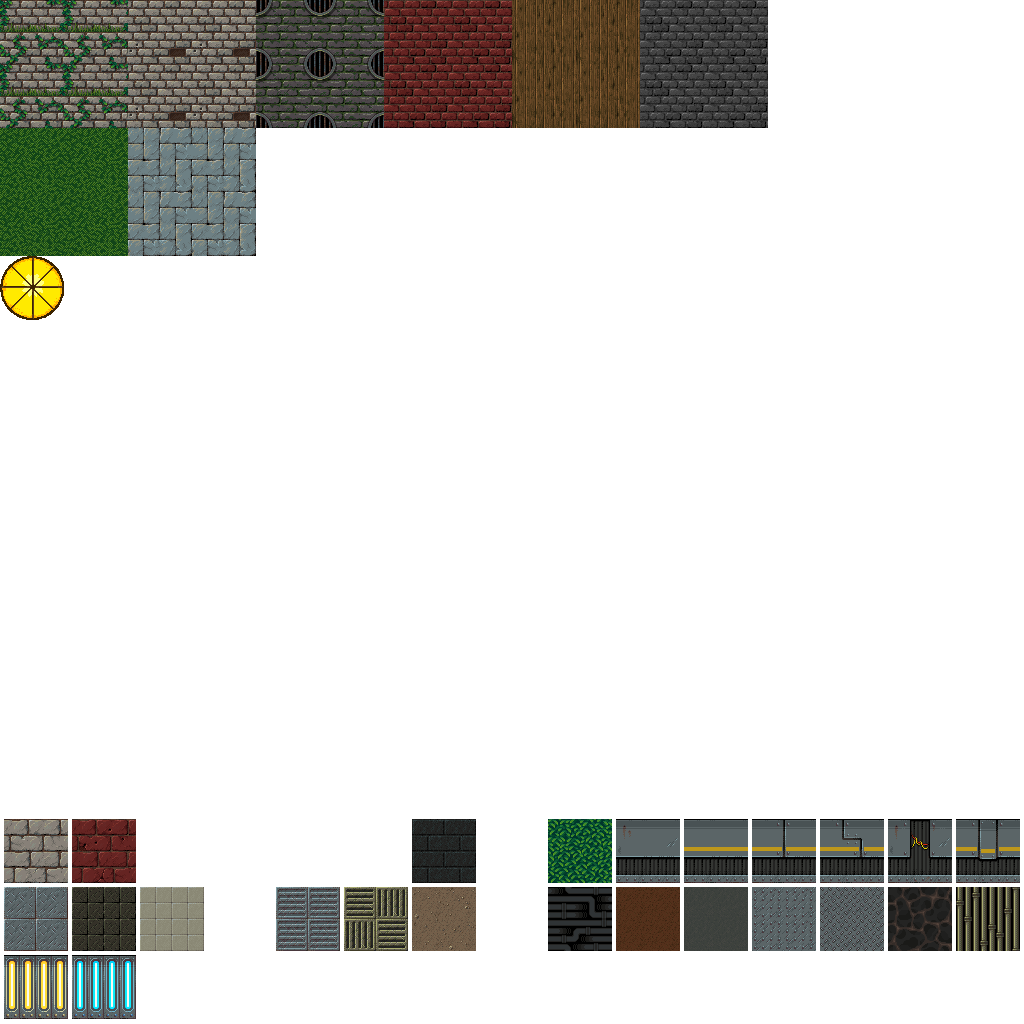
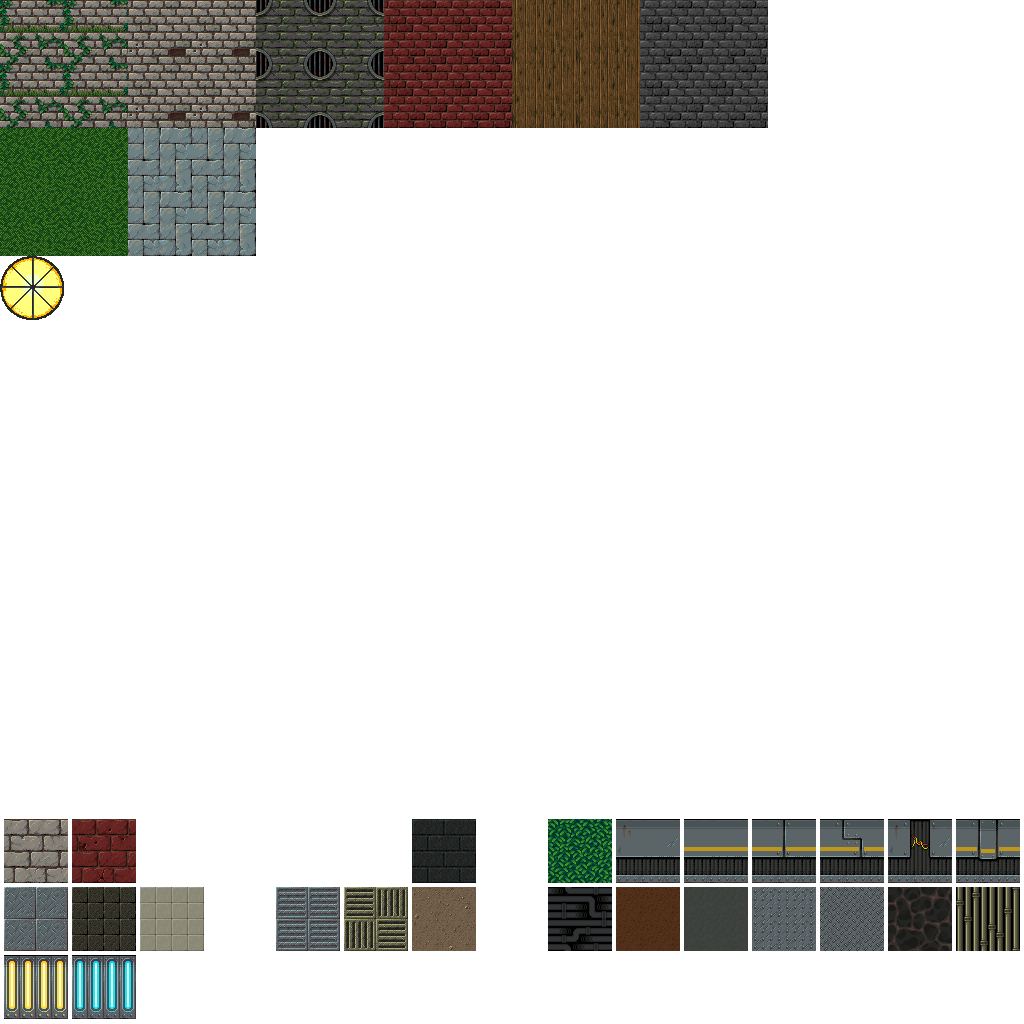
Revision of a layered 1024px x 1024px image; what changed, layer by layer:
painted on "Paint Layer 2 (pasted)" over bbox(0, 256, 64, 320)
